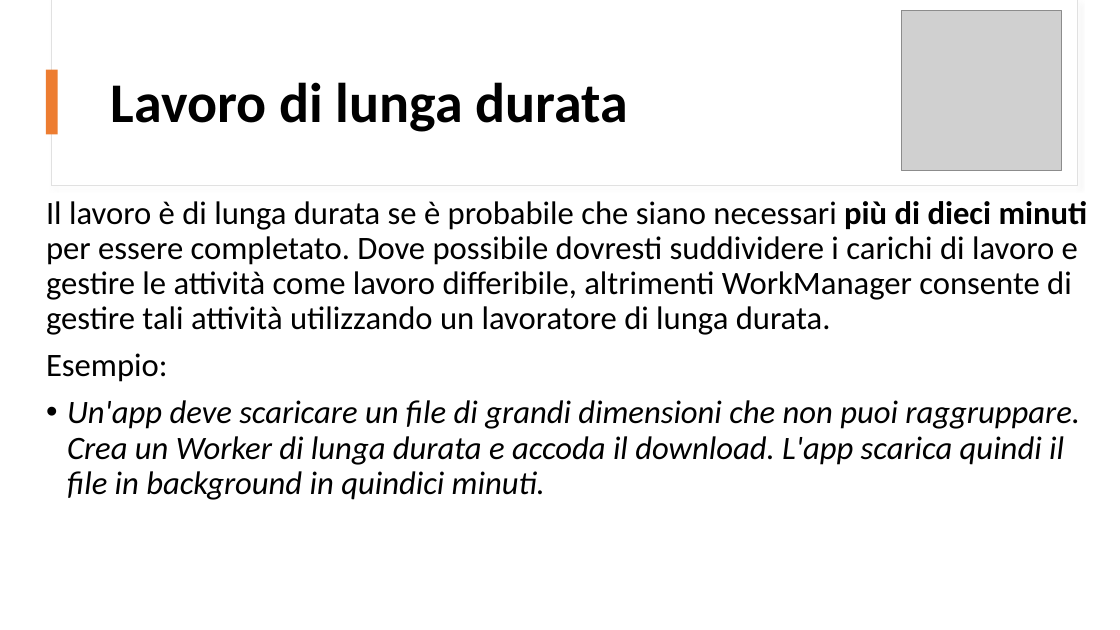
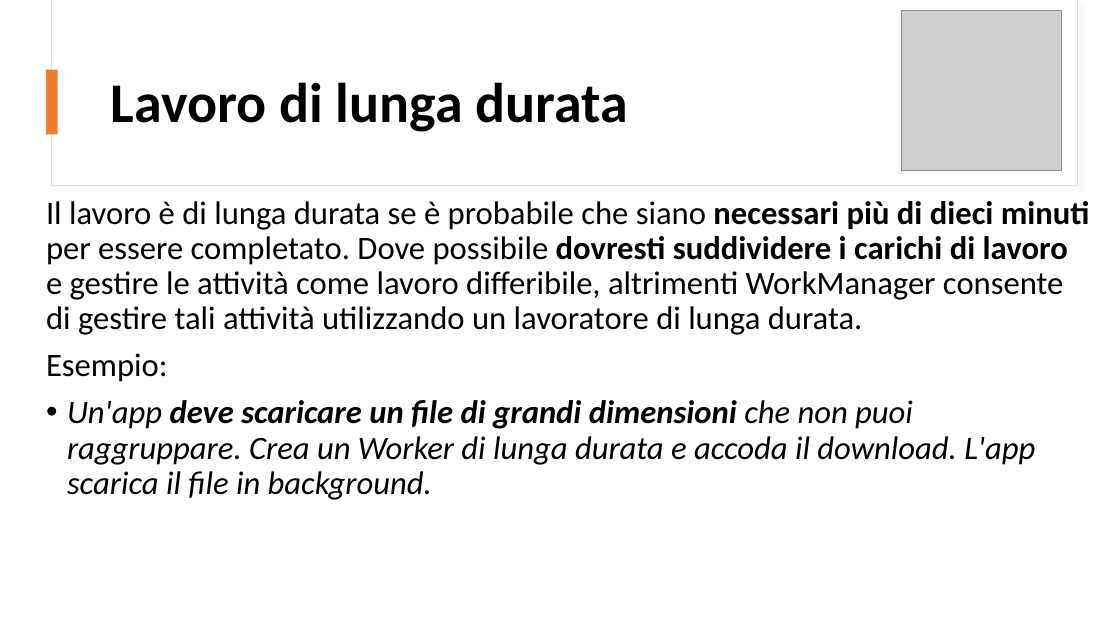
Before and after one commit to eliazv/MyPet, a slide deck: slide 7 of APK e Presentazione/Processi in background in Android - approfondimento Mobile.pptx. Drawn at 1120x630 pixels with LibreOffice and Linux fonts; fonts in the diff are those of the drawing; grey boxes stand for pictures. Boxes give left, top, right and bottom in pixels: in the first picture for what was removed or moved away, otherwise in the second. Text is boxed around its words. In the diff, an @@ line names an element or a change of style, - is before the commit and + after.

```diff
--- a/APK e Presentazione/Processi in background in Android - approfondimento Mobile.pptx
+++ b/APK e Presentazione/Processi in background in Android - approfondimento Mobile.pptx
@@ text at box(46, 201, 1090, 335): bold on in "necessari dovresti suddividere i carichi di lavoro" @@
@@ text at box(67, 400, 1035, 500): text changed @@
-• Un'app deve scaricare un file di grandi dimensioni che non puoi raggruppare. Crea un Worker di lunga durata e accoda il download. L'app scarica quindi il file in background in quindici minuti.
+• Un'app deve scaricare un file di grandi dimensioni che non puoi raggruppare. Crea un Worker di lunga durata e accoda il download. L'app scarica il file in background.
```
Also in this commit, not shown: 5 other slides changed, 2 other files.
